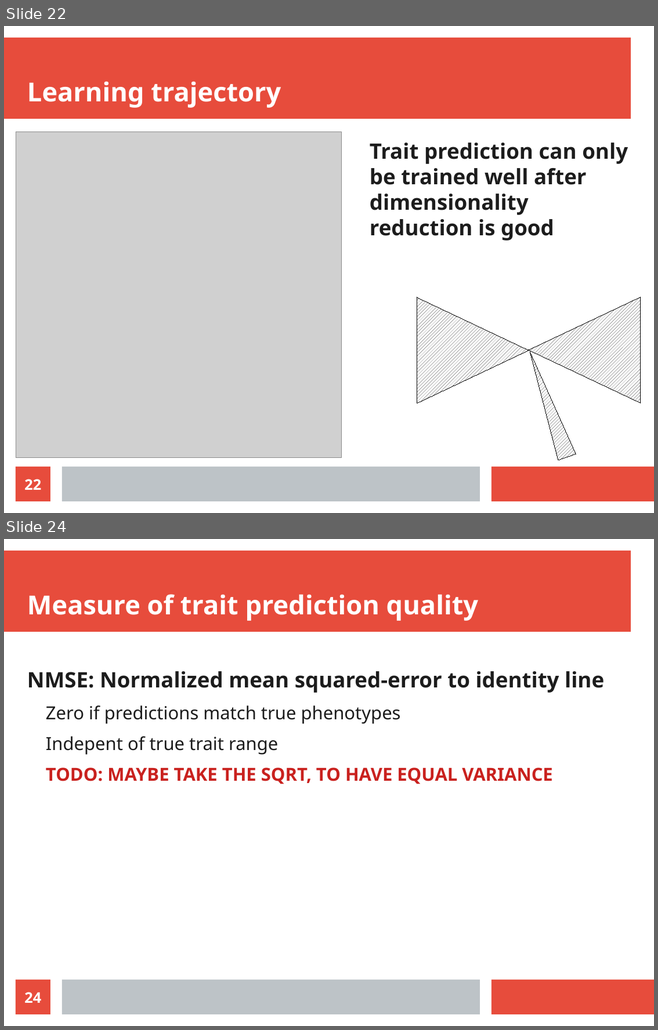
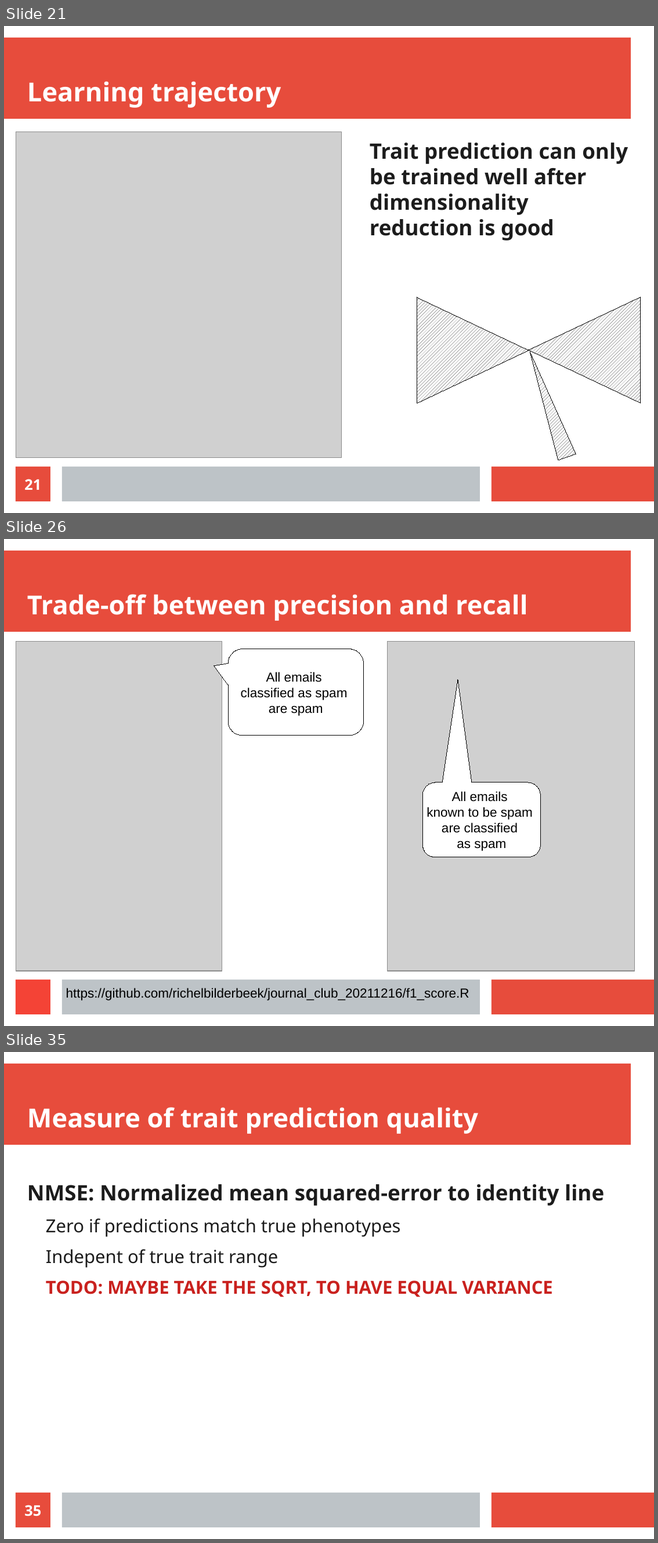
Before and after one commit to richelbilderbeek/science_presentation_20220305, a slide deck: science_presentation_20220305.odp. Shown one above the other, each under a label of ours: slides 22 and 24 before the commit, slides 21, 26 and 35 after it; the slides between them are not shown. The pictures are 658x1030 and 658x1543 pixels, drawn with LibreOffice and Linux fonts; fonts in the diff are those of the drawing; grey boxes stand for pictures. Boxes give left, top, right and bottom in pixels: in the first picture for what was removed or moved away, otherwise in the second. Text is boxed around its words. In the diff, an @@ line names an element or a change of style, - is before the commit and + after.

```diff
--- a/science_presentation_20220305.odp
+++ b/science_presentation_20220305.odp
@@ slide 26 added at (4, 539, 654, 1026), background #FFFFFF; not listed: 3 template elements that a slide beside it also shows @@
@@ title added at (27, 594, 527, 621), 32 pt, text #FFFFFF, bold @@
+Trade-off between precision and recall
@@ picture added at (16, 641, 222, 971) @@
@@ picture added at (387, 641, 634, 971) @@
@@ rounded speech box added at (228, 649, 364, 736), fill #FFFFFF, outline #000000 0 pt, 16 pt, text #000000 @@
+All emails
+classified as spam
+are spam
@@ rounded speech box added at (423, 783, 540, 857), fill #FFFFFF, outline #000000 0 pt, 16 pt, text #000000 @@
+All emails
+known to be spam
+are classified
+as spam
@@ rectangle added at (16, 980, 50, 1015), fill #F44336 @@
@@ text added at (66, 988, 469, 1001), 16 pt, text #000000 @@
+https://github.com/richelbilderbeek/journal_club_20211216/f1_score.R
@@ what was slide 22 is now slide 21 @@
@@ page number at (24, 479, 41, 490): text changed @@
-22
+21
@@ what was slide 24 is now slide 35 @@
@@ page number at (24, 1505, 41, 1517): text changed @@
-24
+35
```
Also in this commit, not shown: 10 slides changed, 12 other slides added, 2 slides removed, 6 other files.
